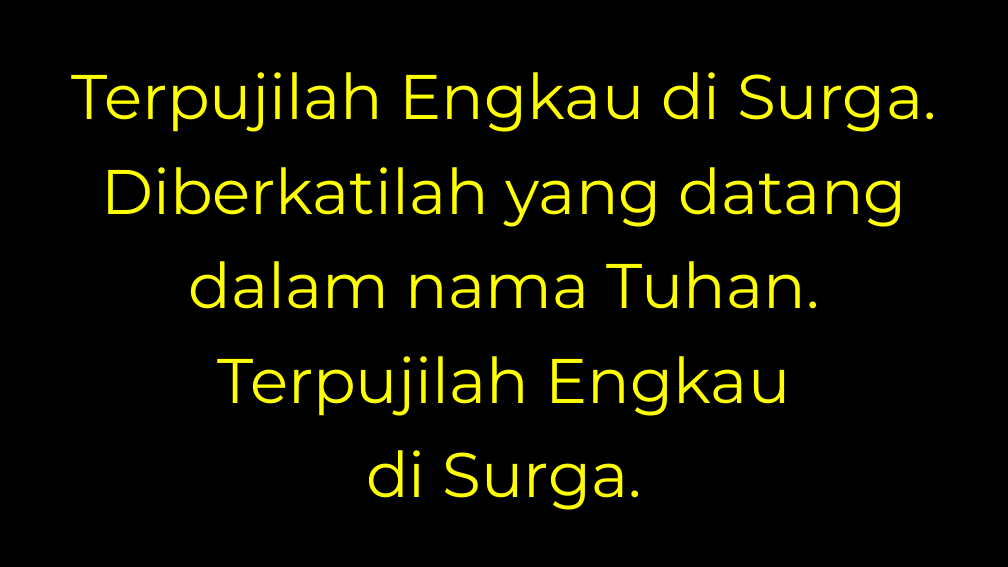
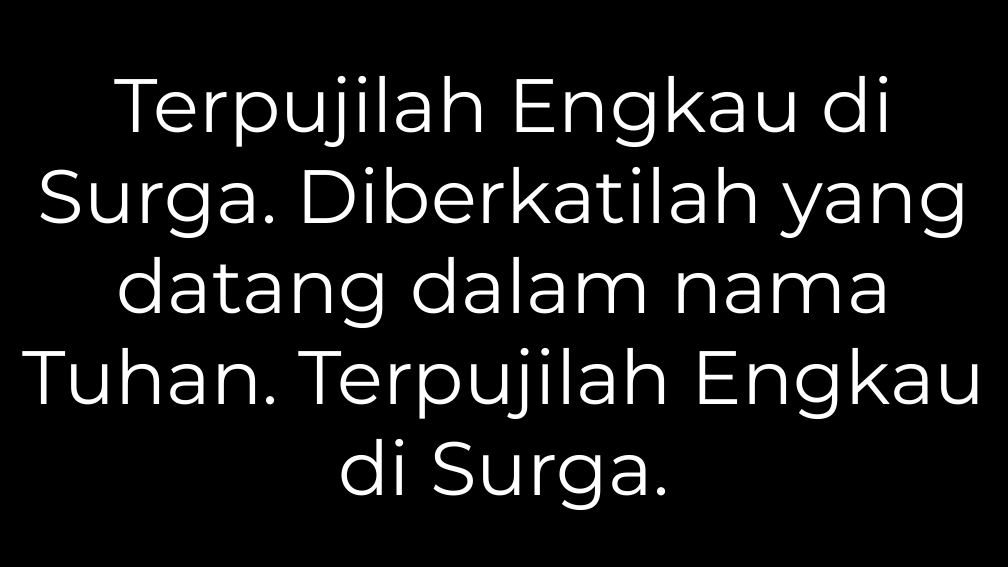
Before and after one commit to laurensius/Slide_Misa_KRC, a slide deck: slide 36 of 2020 11 tanggal 2 Misa Arwah/Slide Misa Arwah.pptx. Drawn at 1008x567 pixels with LibreOffice and Linux fonts; fonts in the diff are those of the drawing; background and template pictures are left out. Boxes give left, top, right and bottom in pixels: in the first picture for what was removed or moved away, otherwise in the second. Text is boxed around its words. In the diff, an @@ line names an element or a change of style, - is before the commit and + after.

```diff
--- a/2020 11 tanggal 2 Misa Arwah/Slide Misa Arwah.pptx
+++ b/2020 11 tanggal 2 Misa Arwah/Slide Misa Arwah.pptx
@@ text at [22, 76, 986, 510]: text changed; size 60 to 72 pt; text colour #FFFF00 to #FFFFFF @@
-Terpujilah Engkau di Surga.
-Diberkatilah yang datang
-dalam nama Tuhan.
-Terpujilah Engkau
-di Surga.
+Terpujilah Engkau di Surga. Diberkatilah yang datang dalam nama Tuhan. Terpujilah Engkau di Surga.
```
Also in this commit, not shown: 31 other slides changed, 1 slide added, 2 slides removed, 10 other files.
